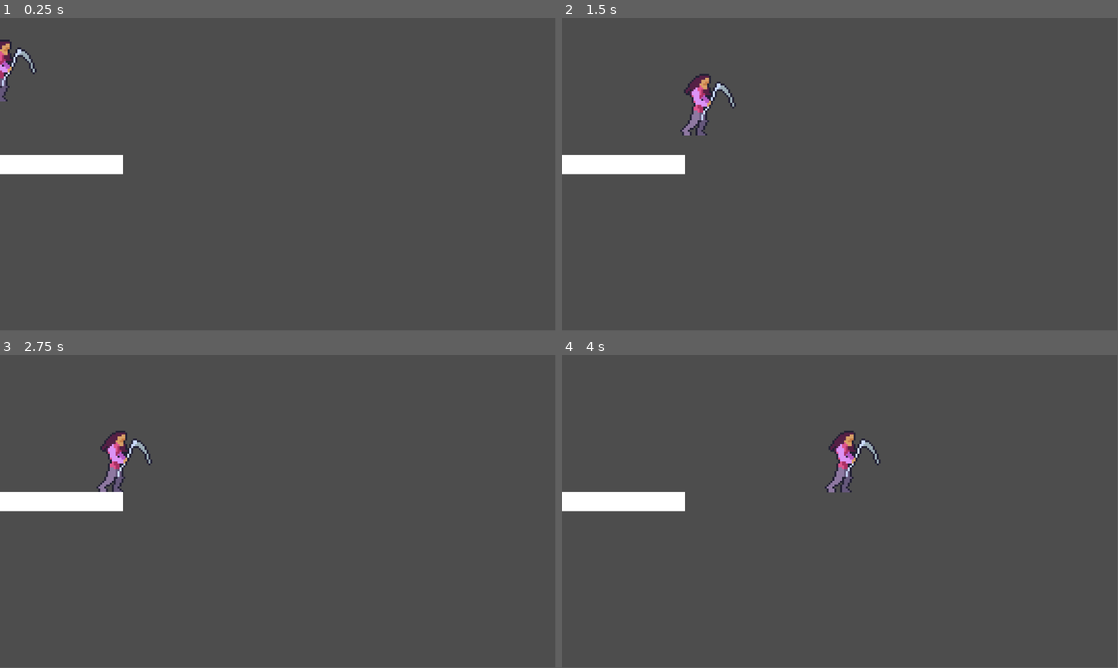
Above: before the commit, frames 1-4 (two rows, left to right).
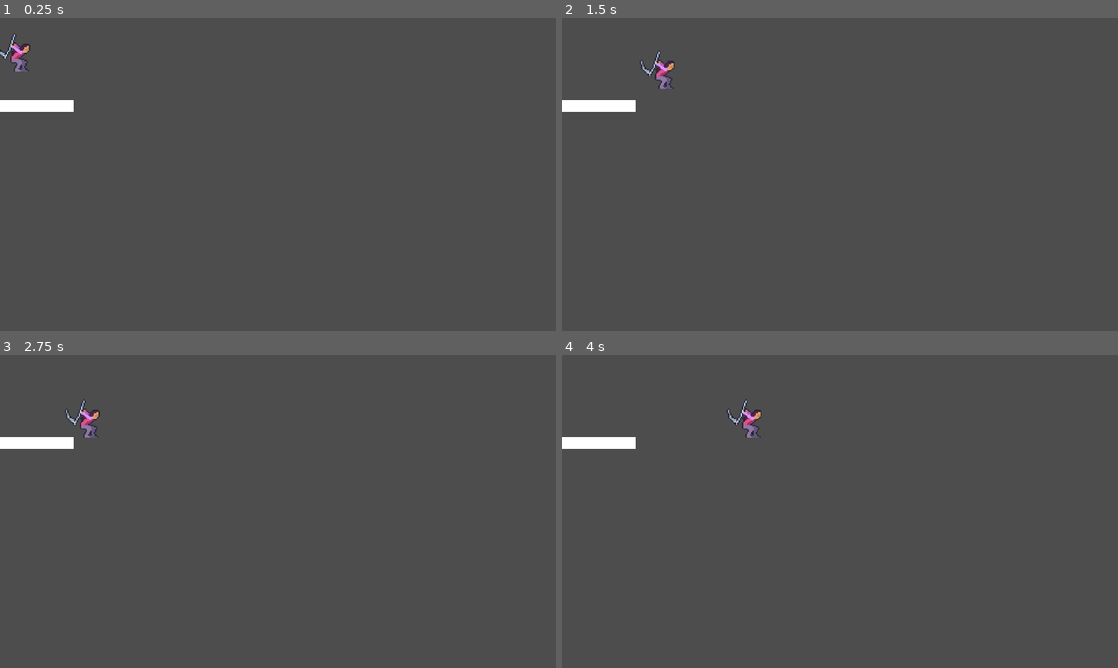
Above: after the commit, the same moments.

Repository: LordRevan36/software_development_platformer
Game: Godot game, scene res://main.tscn
Same seed, same stepped clock (60 frames per second), same inputs: the game is played once before the commit and once after it.
Inputs:
- Up to frame 1 (0.25 s): no input
- Up to frame 2 (1.5 s): tap Enter (ui_accept) at 0.5, 0.77 s; hold Right (ui_right) from 0.53 s (still down)
- Up to frame 3 (2.75 s): tap Enter (ui_accept) at 1.52 s; release Right (ui_right) at 2.03 s; hold Left (ui_left) from 2.03 s (still down)
- Up to frame 4 (4 s): release Left (ui_left) at 2.78 s; hold Right (ui_right) from 2.78 s (still down); tap Enter (ui_accept) at 3.02, 3.77 s
The window is 799x449 before the commit and 800x450 after it. Grey fills any space a smaller window leaves; there, only what the larger window draws over its background counts as a difference.

The runs differ from the first frame. In frame 1, 2.5% of the frame differs, in the area x 0-23%, y 4-50%; in frame 2, 3.0%, in the area x 0-32%, y 10-50%; in frame 3, 3.0%; in frame 4, 3.0%.

Commit message:
vectors and animations

Diff:
--- a/software-development-platformer/player.tscn
+++ b/software-development-platformer/player.tscn
@@ -286,17 +286,18 @@
 }]
 
 [sub_resource type="RectangleShape2D" id="RectangleShape2D_onrkg"]
-size = Vector2(20, 128)
+size = Vector2(58, 128)
 
 [node name="Player" type="CharacterBody2D"]
+position = Vector2(52, 12)
 script = ExtResource("1_onrkg")
+metadata/_edit_group_ = true
 
 [node name="AnimatedSprite2D" type="AnimatedSprite2D" parent="."]
 sprite_frames = SubResource("SpriteFrames_sh265")
-animation = &"idle"
-frame = 1
-frame_progress = 0.621265
+animation = &"backflip"
+frame_progress = 0.802535
 
 [node name="CollisionShape2D" type="CollisionShape2D" parent="."]
-position = Vector2(0, 80)
+position = Vector2(-2, 80)
 shape = SubResource("RectangleShape2D_onrkg")
--- a/software-development-platformer/project.godot
+++ b/software-development-platformer/project.godot
@@ -15,6 +15,12 @@
 config/features=PackedStringArray("4.4", "Forward Plus")
 config/icon="res://icon.svg"
 
+[display]
+
+window/size/viewport_width=1920
+window/size/viewport_height=1080
+window/stretch/mode="viewport"
+
 [rendering]
 
 textures/canvas_textures/default_texture_filter=0
